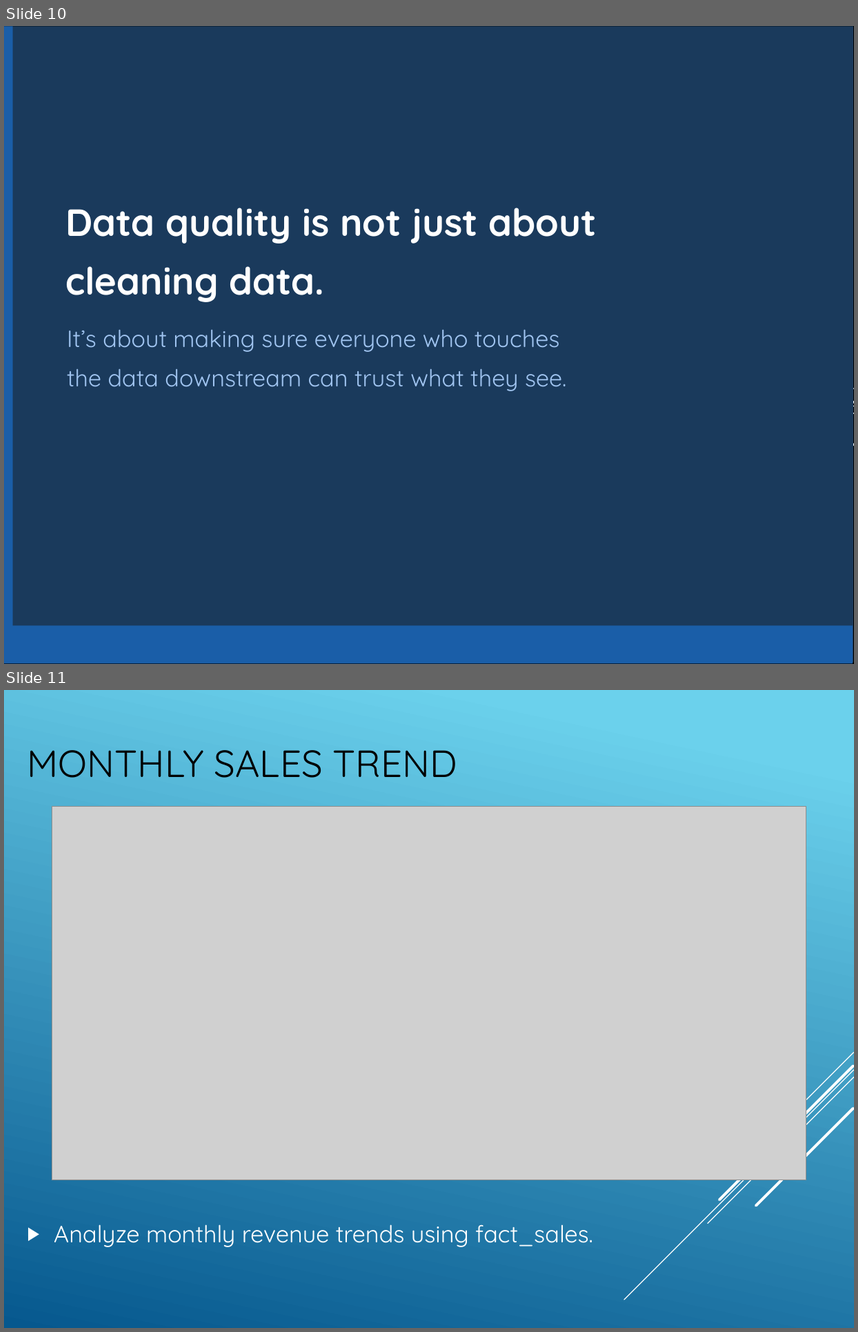
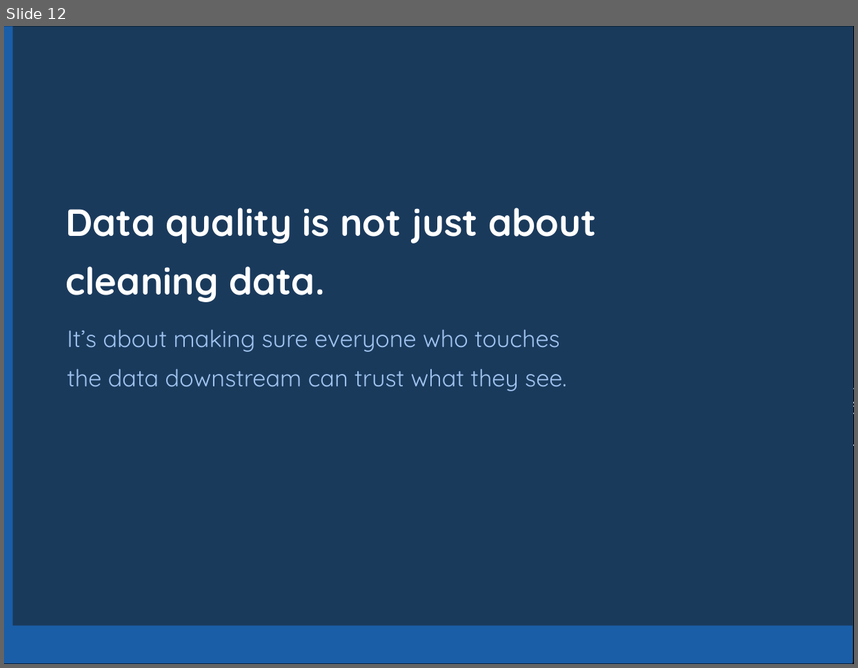
Before and after one commit to weihg27/ecommerce-project, a slide deck: slices/Olist_Ecommerce_Project_Presentation.pptx. Shown one above the other, each under a label of ours: slides 10 and 11 before the commit, slide 12 after it. The pictures are 858x1332 and 858x668 pixels, drawn with LibreOffice and Linux fonts; fonts in the diff are those of the drawing; grey boxes stand for pictures. Boxes give left, top, right and bottom in pixels: in the first picture for what was removed or moved away, otherwise in the second. Text is boxed around its words. In the diff, an @@ line names an element or a change of style, - is before the commit and + after.

```diff
--- a/slices/Olist_Ecommerce_Project_Presentation.pptx
+++ b/slices/Olist_Ecommerce_Project_Presentation.pptx
@@ slide 11 removed at [4, 690, 854, 1328], background gradient #6ED2EB to #06588E; not listed: 5 template elements that a slide beside it also shows @@
@@ title removed at [27, 750, 457, 778] @@
-MONTHLY SALES TREND
@@ picture removed at [52, 807, 806, 1180] @@
@@ text removed at [54, 1224, 593, 1247] @@
-▶ Analyze monthly revenue trends using fact_sales.
@@ what was slide 10 is now slide 12 @@
```
Also in this commit, not shown: 8 slides changed, 8 slides added, 3 other slides removed, 4 other files.
